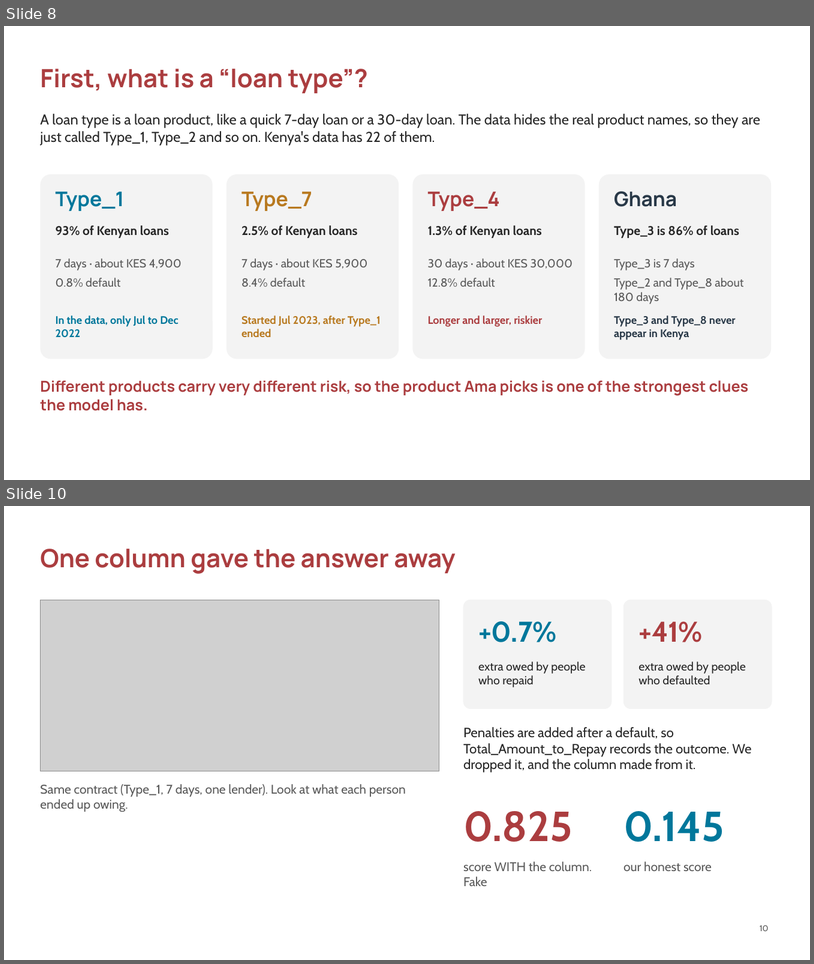
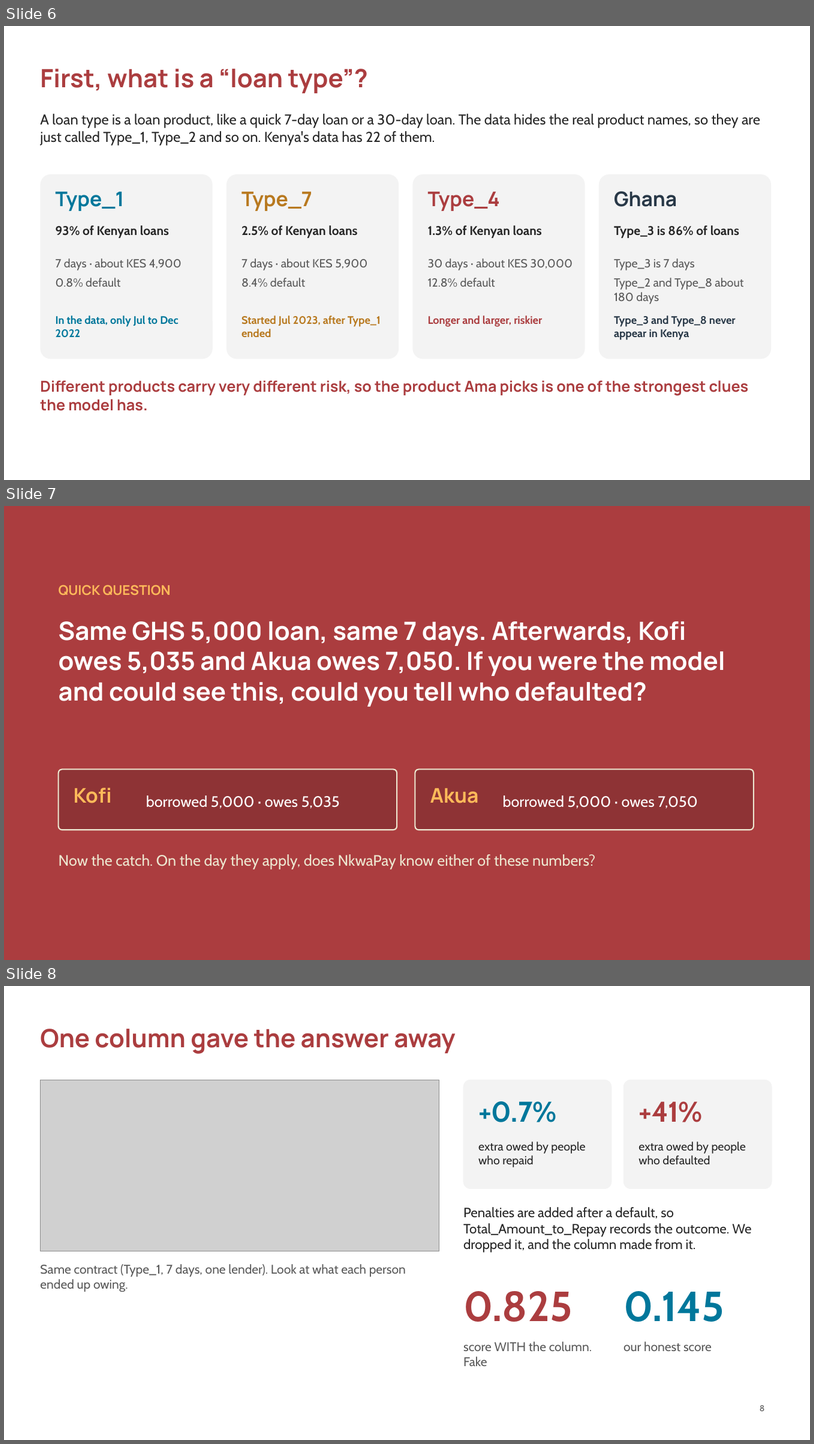
Before and after one commit to ASU-MICS-2028/mle-group-3-prosit-2, a slide deck: slides/NkwaPay_Debrief_Lesson.pptx. Shown one above the other, each under a label of ours: slides 8 and 10 before the commit, slides 6, 7 and 8 after it; the slides between them are not shown. The pictures are 814x964 and 814x1444 pixels, drawn with LibreOffice and Linux fonts; fonts in the diff are those of the drawing; grey boxes stand for pictures; background and template pictures are left out. Boxes give left, top, right and bottom in pixels: in the first picture for what was removed or moved away, otherwise in the second. Text is boxed around its words. In the diff, an @@ line names an element or a change of style, - is before the commit and + after.

```diff
--- a/slides/NkwaPay_Debrief_Lesson.pptx
+++ b/slides/NkwaPay_Debrief_Lesson.pptx
@@ slide 7 added at bbox=[4, 506, 810, 960], background #AB3D3F @@
@@ text added at bbox=[59, 585, 171, 595], 16 pt, text #FEBA5A, bold @@
+QUICK QUESTION
@@ text added at bbox=[59, 621, 725, 706], 30 pt, text #FFFFFF, bold @@
+Same GHS 5,000 loan, same 7 days. Afterwards, Kofi owes 5,035 and Akua owes 7,050. If you were the model and could see this, could you tell who defaulted?
@@ rounded rectangle added at bbox=[59, 769, 397, 829], fill #8E3335, outline #EDE7D0 1.5 pt @@
@@ rounded rectangle added at bbox=[416, 769, 754, 829], fill #8E3335, outline #EDE7D0 1.5 pt @@
@@ text added at bbox=[74, 787, 112, 803], 24 pt, text #FEBA5A, bold @@
+Kofi
@@ text added at bbox=[431, 788, 479, 803], 24 pt, text #FEBA5A, bold @@
+Akua
@@ text added at bbox=[146, 795, 340, 808], 18 pt, text #FFFFFF @@
+borrowed 5,000 · owes 5,035
@@ text added at bbox=[503, 795, 698, 808], 18 pt, text #FFFFFF @@
+borrowed 5,000 · owes 7,050
@@ text added at bbox=[59, 854, 596, 869], 18 pt, text #EDE7D0 @@
+Now the catch. On the day they apply, does NkwaPay know either of these numbers?
@@ what was slide 8 is now slide 6 @@
@@ what was slide 10 is now slide 8 @@
@@ page number at bbox=[760, 1405, 765, 1411]: text changed @@
-10
+8
```
Also in this commit, not shown: 2 slides changed, 1 other slide added, 6 slides removed.
